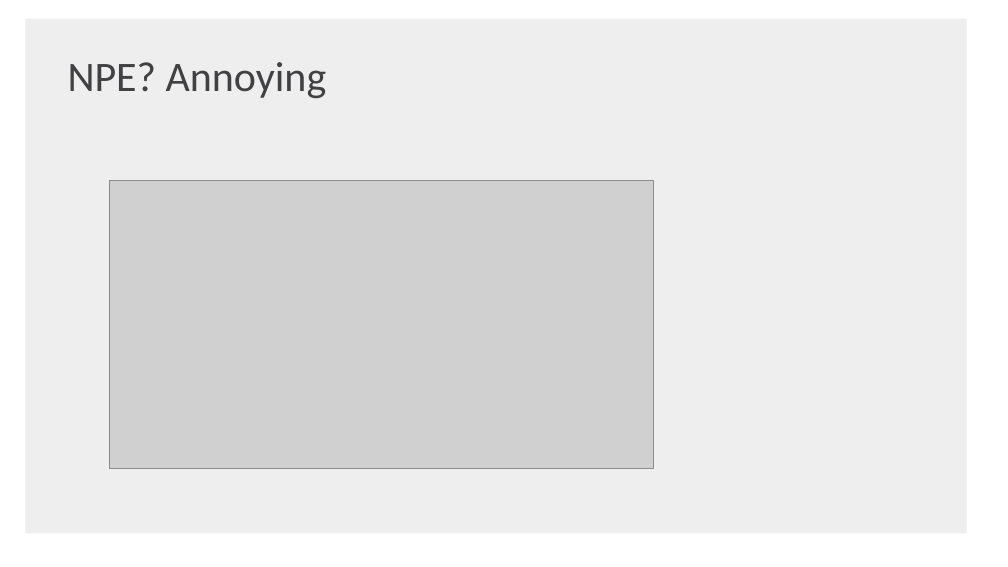
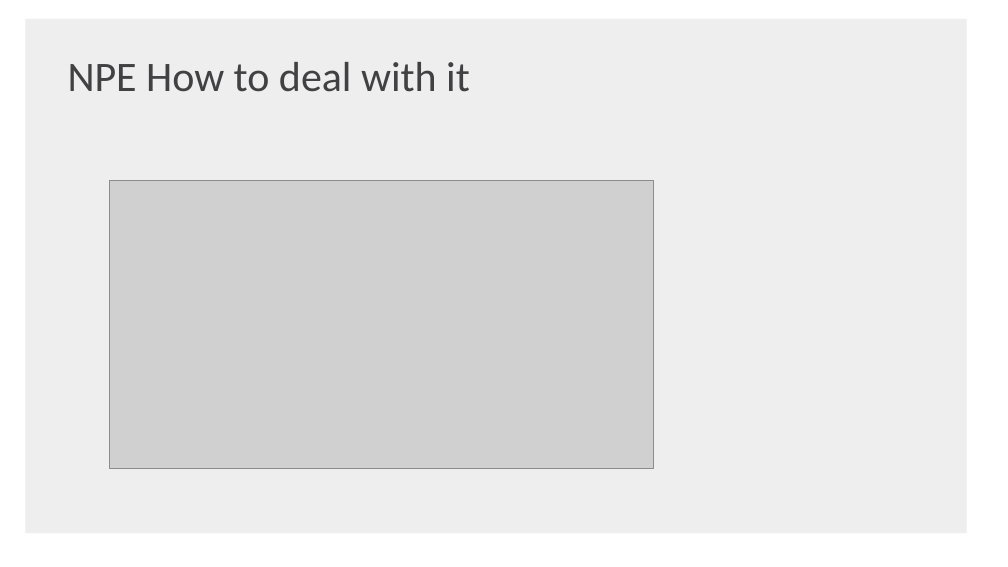
Before and after one commit to shaojie-xu-kp/Java8_lunch_learn, a slide deck: slide 45 of Java 8 & TDP.pptx (slide 47 before the commit). Drawn at 1008x567 pixels with LibreOffice and Linux fonts; fonts in the diff are those of the drawing; grey boxes stand for pictures; background and template pictures are left out. Boxes give left, top, right and bottom in pixels: in the first picture for what was removed or moved away, otherwise in the second. Text is boxed around its words. In the diff, an @@ line names an element or a change of style, - is before the commit and + after.

```diff
--- a/Java 8 & TDP.pptx
+++ b/Java 8 & TDP.pptx
@@ text at [68,62,470,92]: text changed @@
-NPE? Annoying
+NPE How to deal with it
```
Also in this commit, not shown: 16 other slides changed, 1 slide added, 3 slides removed, 2 other files.
